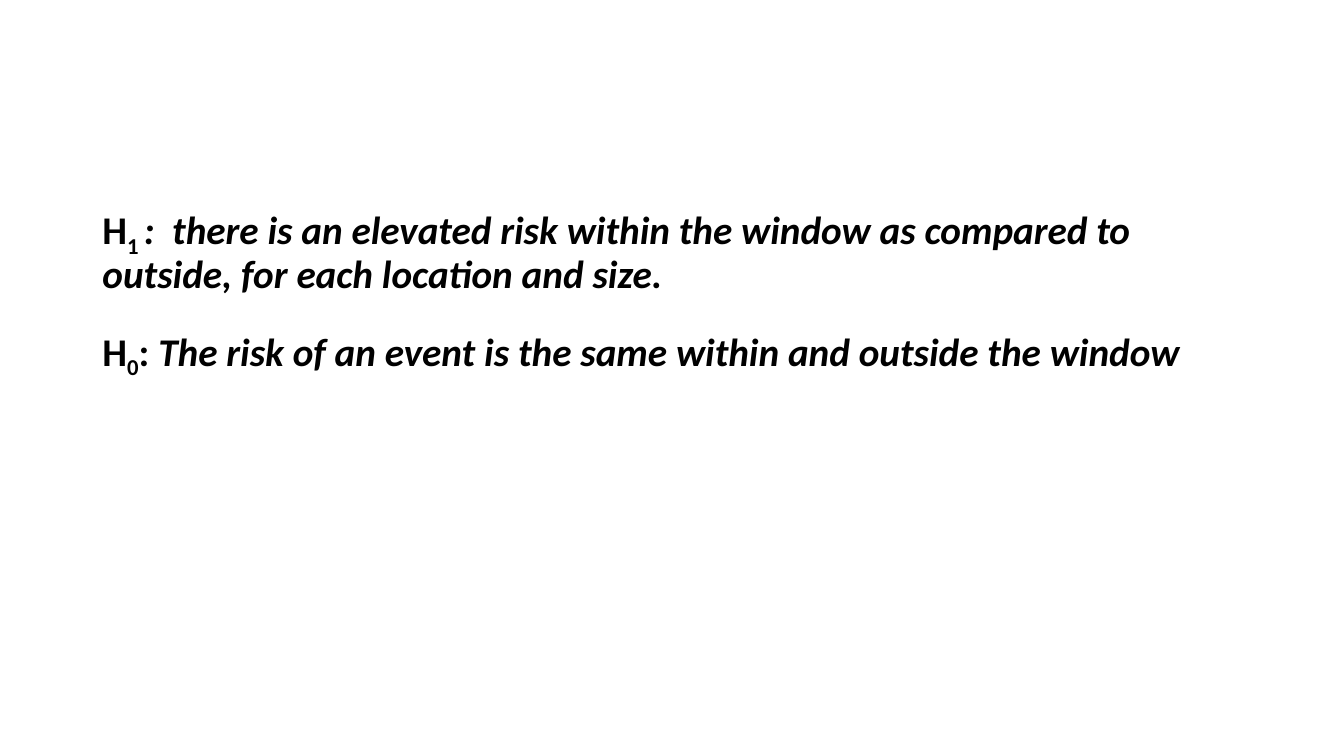
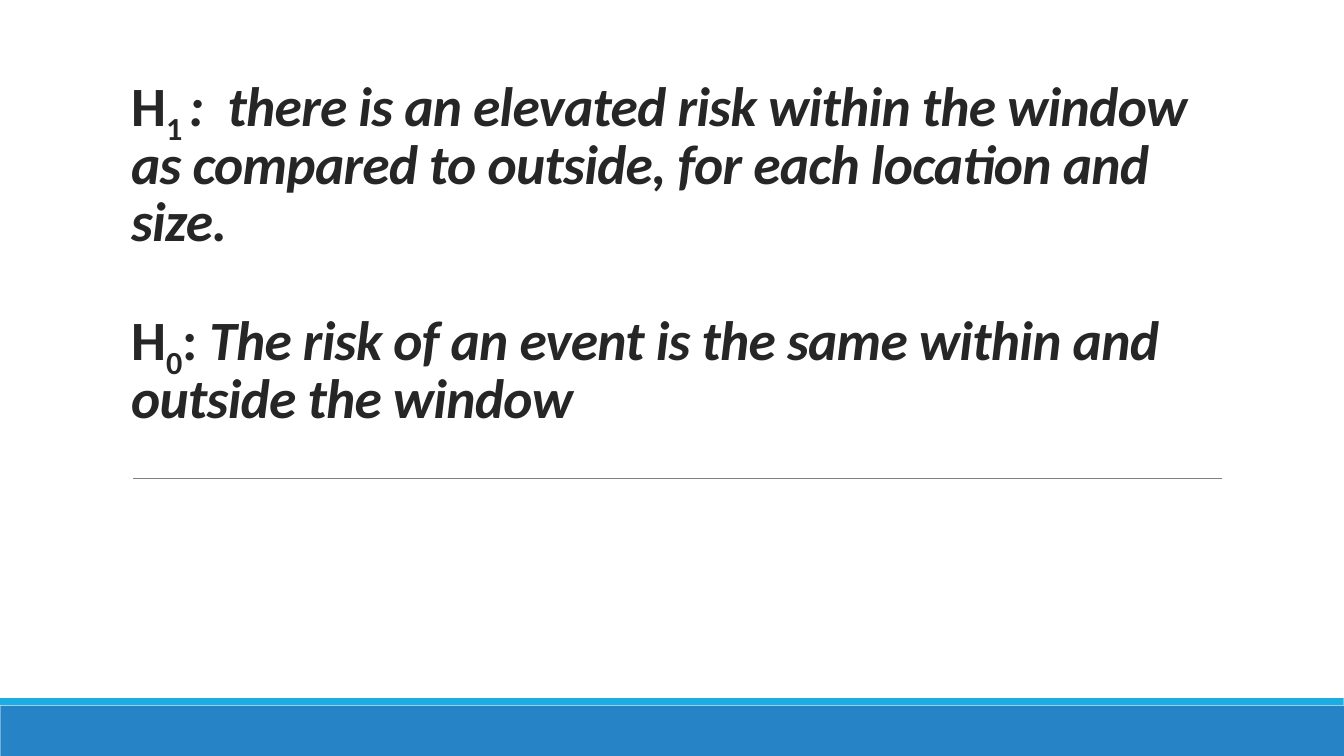
Before and after one commit to ethely/HughSt.github.io, a slide deck: slide 4 of course_materials/week4/Slides/Kulldrof Scan statistic.pptx (slide 5 before the commit). Drawn at 1344x756 pixels with LibreOffice and Linux fonts; fonts in the diff are those of the drawing. Boxes give left, top, right and bottom in pixels: in the first picture for what was removed or moved away, otherwise in the second. Text is boxed around its words. In the diff, an @@ line names an element or a change of style, - is before the commit and + after.

```diff
--- a/course_materials/week4/Slides/Kulldrof Scan statistic.pptx
+++ b/course_materials/week4/Slides/Kulldrof Scan statistic.pptx
@@ title "H1 : there is an ..." at <box>131,87,1187,419</box>: vertical alignment top to bottom @@
@@ title at <box>131,87,1187,419</box>: text changed; size 28 to 39.6 pt; text colour #000000 to #262626 @@
-H1 : there is an elevated risk within the window as compared to outside, for each location and size.
-H0: The risk of an event is the same within and outside the window
+H1 : there is an elevated risk within the window as compared to outside, for each location and size.
+H0: The risk of an event is the same within and outside the window
@@ line added from (133, 479) to (1222, 479), #808080 0.5 pt @@
@@ rectangle added at <box>0,706,1344,756</box>, fill #2683C6 @@
@@ rectangle added at <box>0,699,1344,706</box>, fill #1CADE4 @@
```
Also in this commit, not shown: 8 other slides changed, 2 slides added, 2 slides removed.
